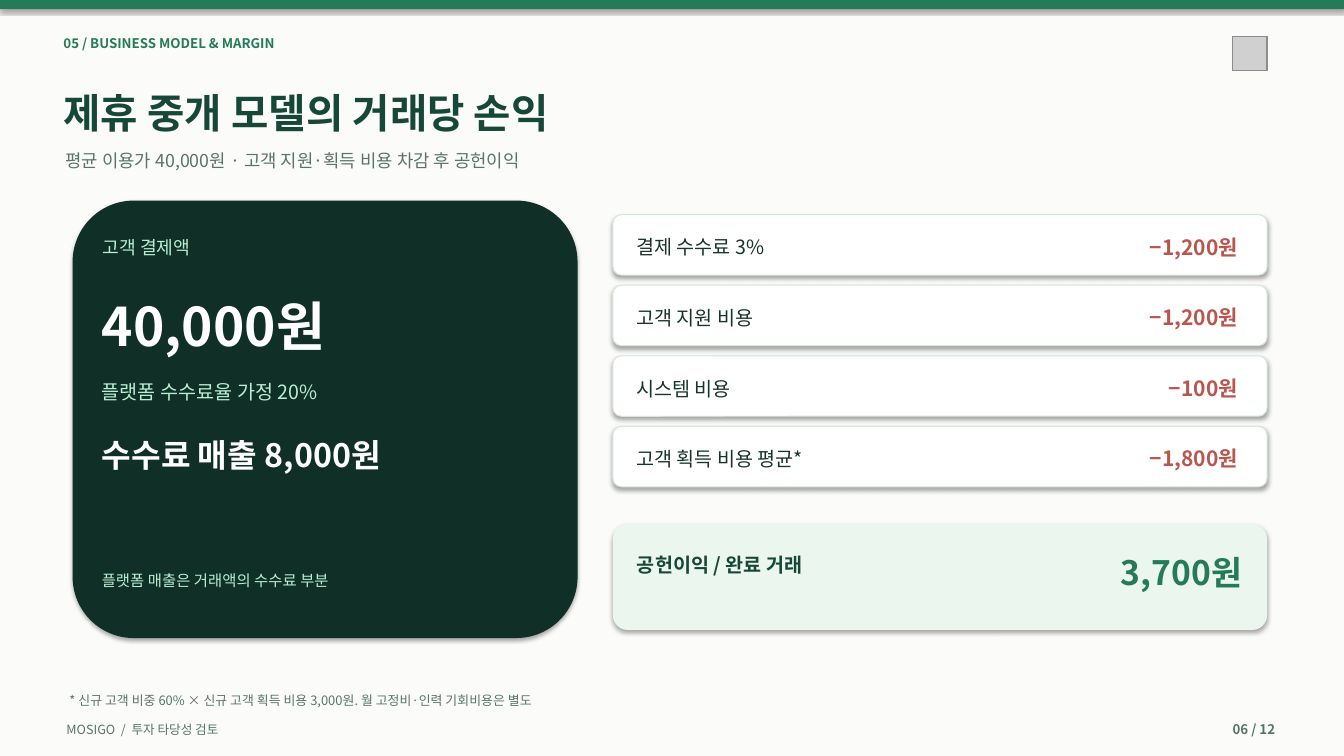
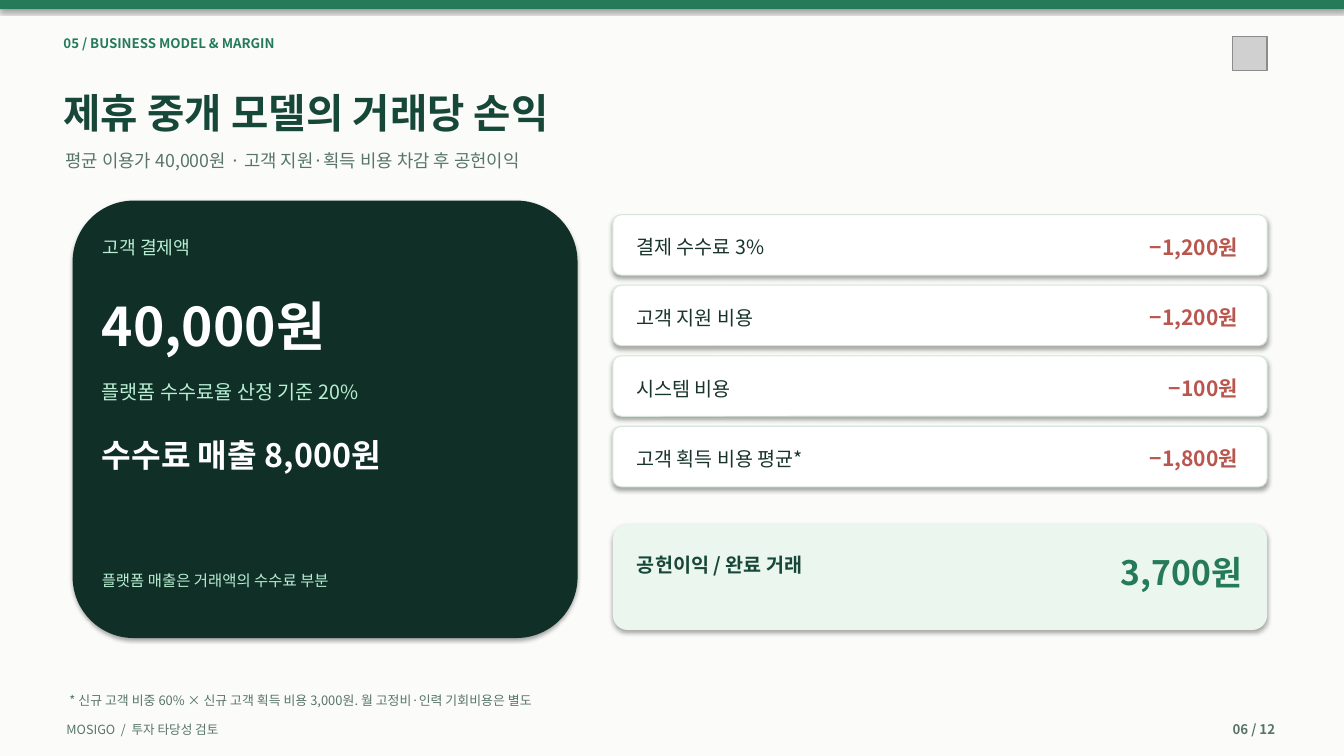
Before and after one commit to dohyunkimmm/mosigo-case-study, a slide deck: slide 6 of downloads/MOSIGO_IR_Investment_Review_12slides.pptx. Drawn at 1344x756 pixels with LibreOffice and Linux fonts; fonts in the diff are those of the drawing; grey boxes stand for pictures. Boxes give left, top, right and bottom in pixels: in the first picture for what was removed or moved away, otherwise in the second. Text is boxed around its words. In the diff, an @@ line names an element or a change of style, - is before the commit and + after.

```diff
--- a/downloads/MOSIGO_IR_Investment_Review_12slides.pptx
+++ b/downloads/MOSIGO_IR_Investment_Review_12slides.pptx
@@ text at box(102, 382, 358, 401): text changed @@
-플랫폼 수수료율 가정 20%
+플랫폼 수수료율 산정 기준 20%
```
Also in this commit, not shown: 8 other slides changed, 19 other files.
